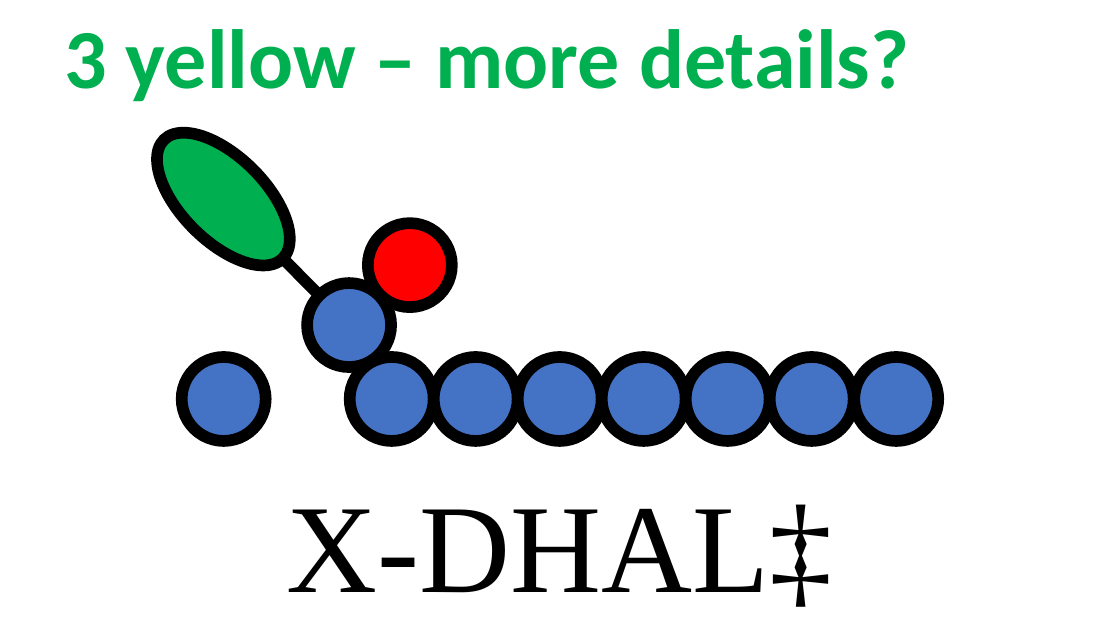
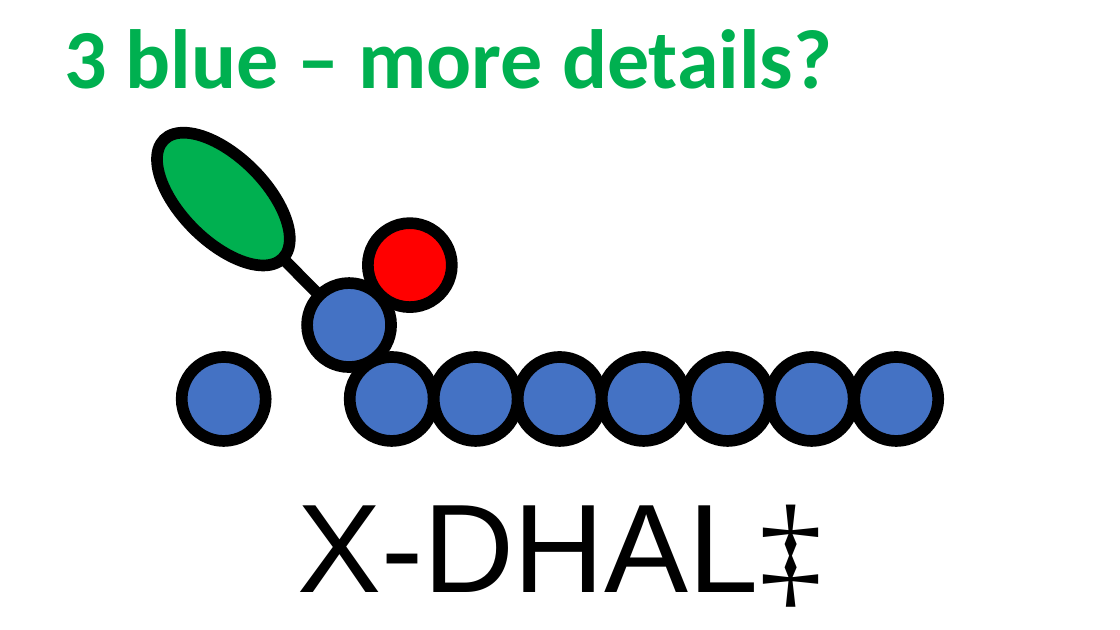
Before and after one commit to rzk1/ullmann, a slide deck: slide 35 of Labels/labels.pptx (slide 21 before the commit). Drawn at 1120x630 pixels with LibreOffice and Linux fonts; fonts in the diff are those of the drawing. Boxes give left, top, right and bottom in pixels: in the first picture for what was removed or moved away, otherwise in the second. Text is boxed around its words. In the diff, an @@ line names an element or a change of style, - is before the commit and + after.

```diff
--- a/Labels/labels.pptx
+++ b/Labels/labels.pptx
@@ text at [64,29,832,89]: text changed @@
-3 yellow – more details?
+3 blue – more details?
@@ text "X-DHAL‡" at [297,504,822,607]: font Times New Roman to Arial in "X-DHAL‡" @@
```
Also in this commit, not shown: 23 other slides changed, 14 slides added, 45 other files.
